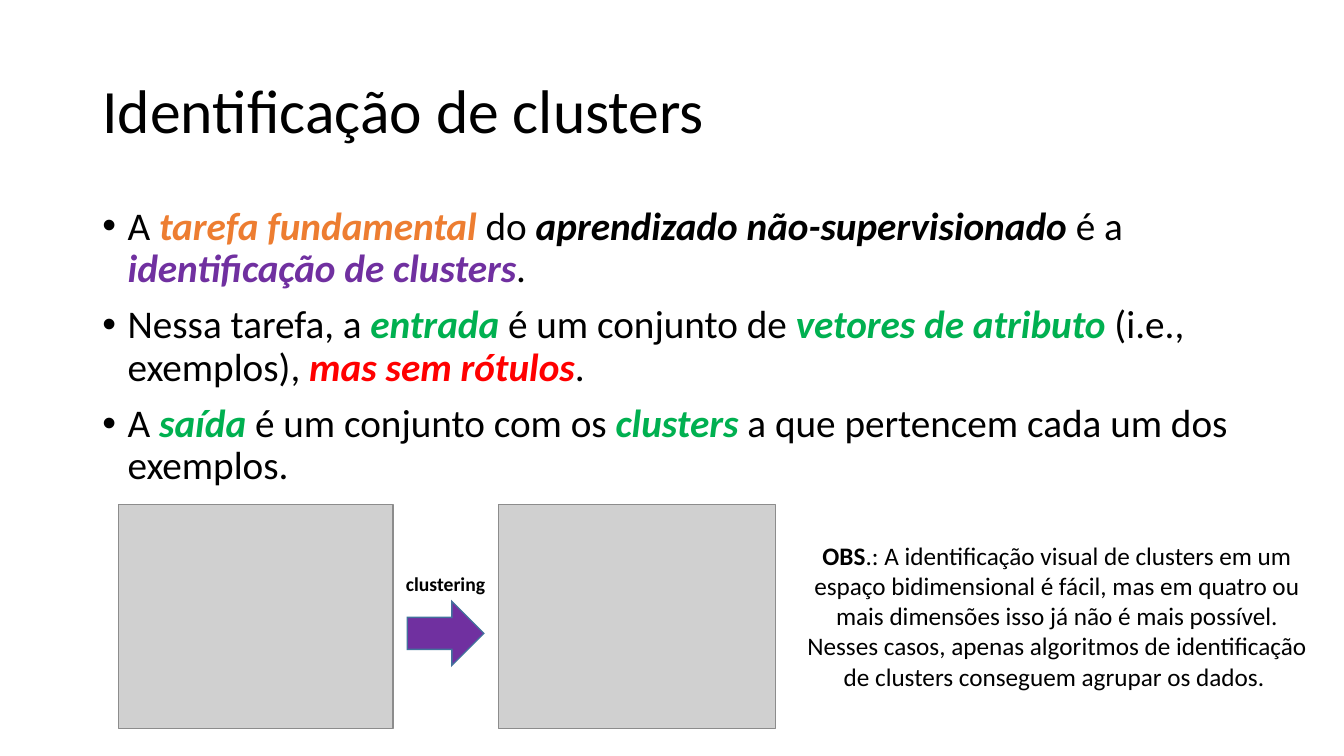
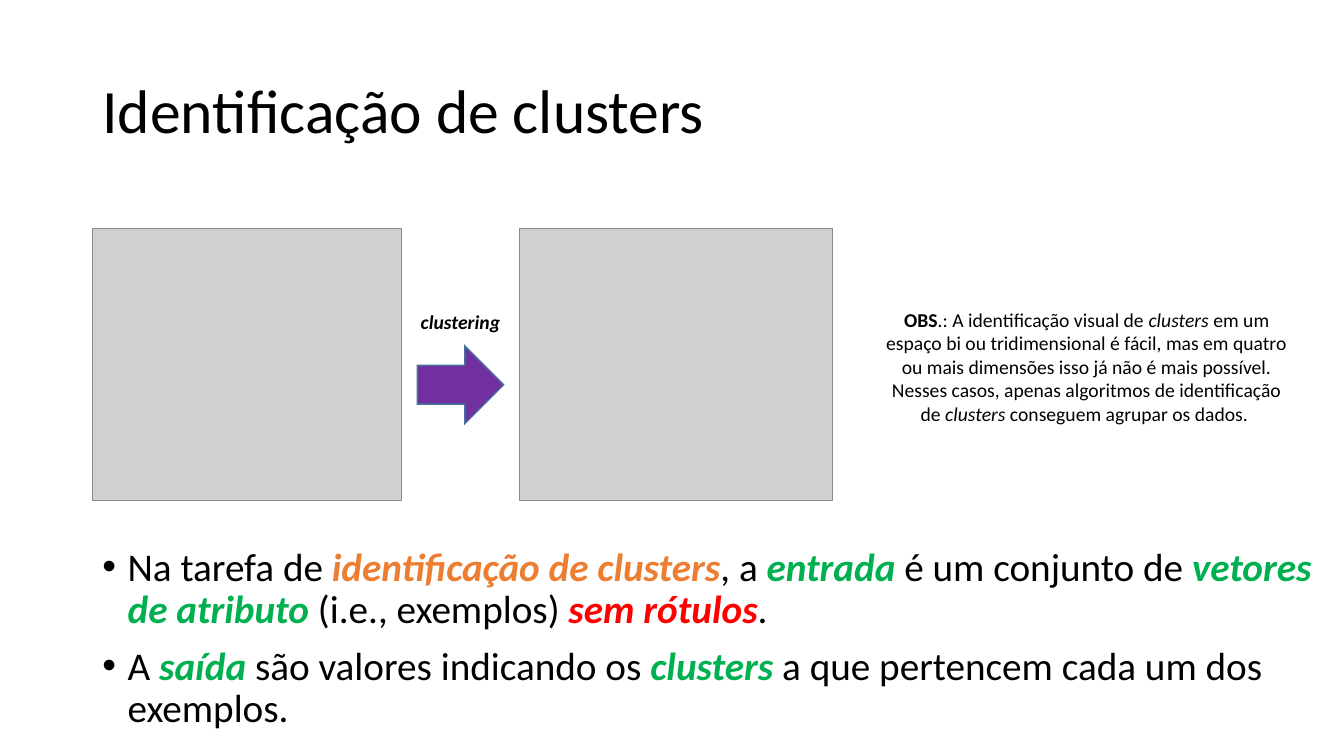
Before and after one commit to zz4fap/t320_aprendizado_de_maquina, a slide deck: slide 6 of slides/T320_kMeans.pptx. Drawn at 1344x756 pixels with LibreOffice and Linux fonts; fonts in the diff are those of the drawing; grey boxes stand for pictures. Boxes give left, top, right and bottom in pixels: in the first picture for what was removed or moved away, otherwise in the second. Text is boxed around its words. In the diff, an @@ line names an element or a change of style, - is before the commit and + after.

```diff
--- a/slides/T320_kMeans.pptx
+++ b/slides/T320_kMeans.pptx
@@ picture: place and size @@
-picture at [119, 505, 393, 729]
+picture at [93, 229, 402, 500]
@@ picture: place and size @@
-picture at [498, 505, 776, 729]
+picture at [520, 229, 834, 500]
@@ text "clustering": place and size @@
-text "clustering" at [406, 577, 485, 595]
+text "clustering" at [421, 315, 500, 333]
@@ text "clustering" at [421, 315, 500, 333]: italic on @@
@@ text at [886, 313, 1286, 425]: text changed; size 18 to 14 pt @@
-OBS.: A identificação visual de clusters em um espaço bidimensional é fácil, mas em quatro ou mais dimensões isso já não é mais possível. Nesses casos, apenas algoritmos de identificação de clusters conseguem agrupar os dados.
+OBS.: A identificação visual de clusters em um espaço bi ou tridimensional é fácil, mas em quatro ou mais dimensões isso já não é mais possível. Nesses casos, apenas algoritmos de identificação de clusters conseguem agrupar os dados.
@@ right arrow: place and size @@
-right arrow at [407, 602, 484, 666]
+right arrow at [417, 346, 504, 423]
@@ text at [128, 553, 1312, 729]: text changed; bold off; italic off @@
-• A tarefa fundamental do aprendizado não-supervisionado é a identificação de clusters.
-• Nessa tarefa, a entrada é um conjunto de vetores de atributo (i.e., exemplos), mas sem rótulos.
-• A saída é um conjunto com os clusters a que pertencem cada um dos exemplos.
+• Na tarefa de identificação de clusters, a entrada é um conjunto de vetores de atributo (i.e., exemplos) sem rótulos.
+• A saída são valores indicando os clusters a que pertencem cada um dos exemplos.
```
Also in this commit, not shown: 11 other slides changed, 4 slides added, 4 slides removed, 2 other files.
